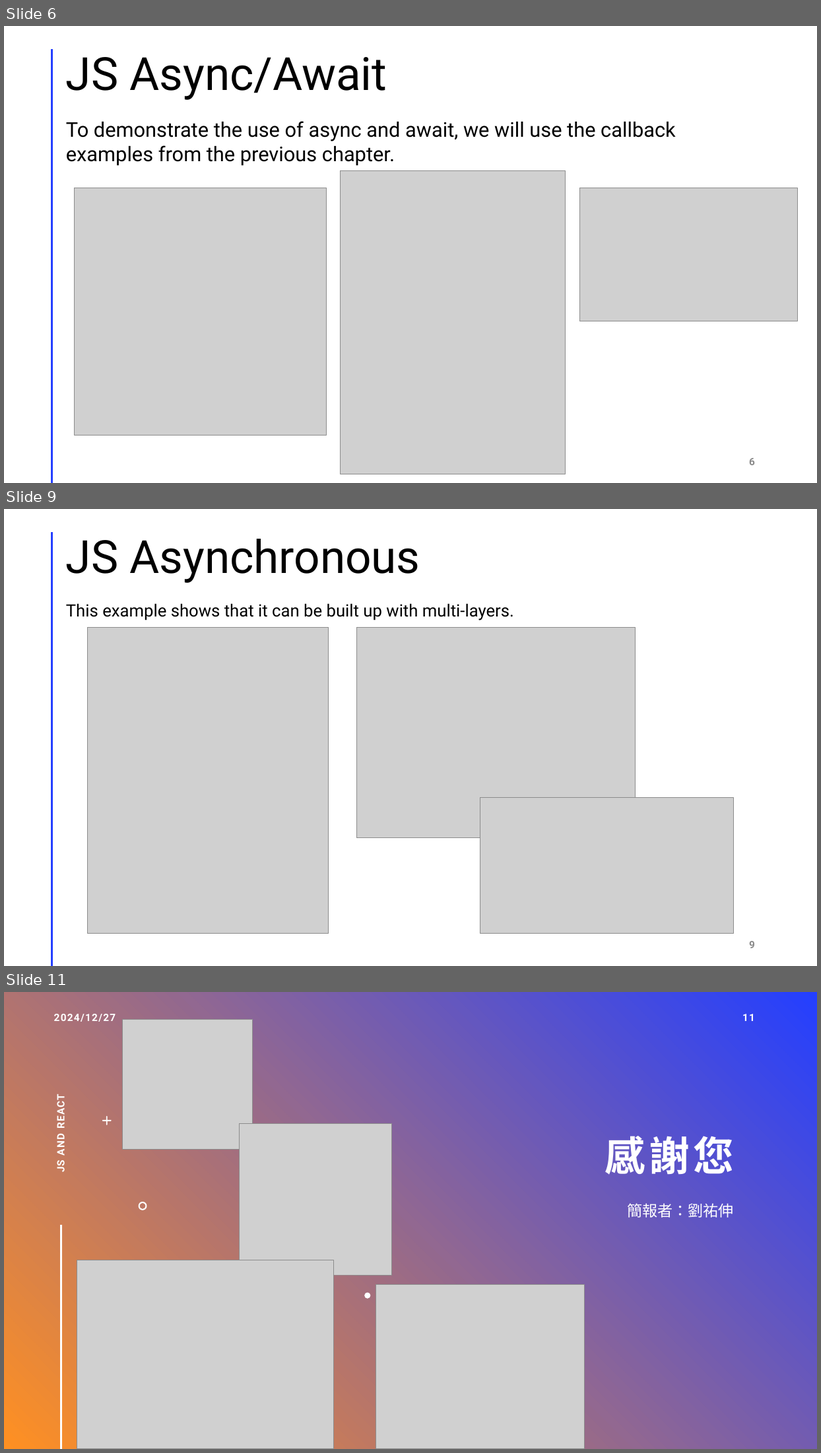
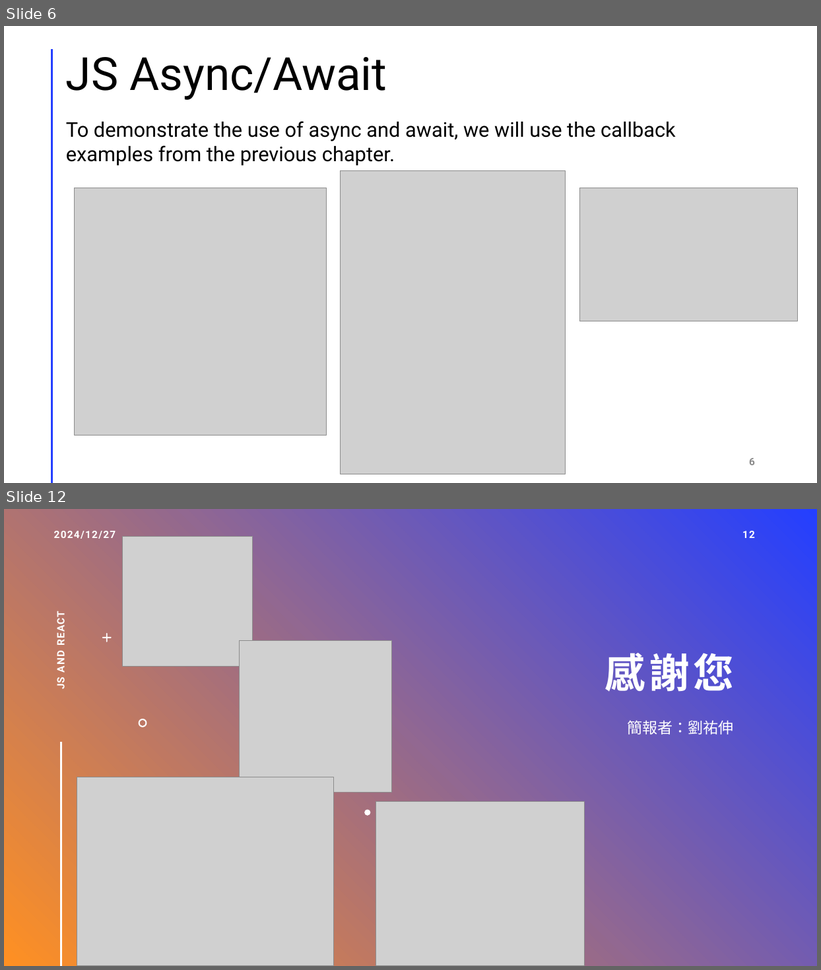
Before and after one commit to one030914/front-end-in-class, a slide deck: week15/report.pptx. Shown one above the other, each under a label of ours: slides 6, 9 and 11 before the commit, slides 6 and 12 after it; the slides between them are not shown. The pictures are 821x1453 and 821x970 pixels, drawn with LibreOffice and Linux fonts; fonts in the diff are those of the drawing; grey boxes stand for pictures. Boxes give left, top, right and bottom in pixels: in the first picture for what was removed or moved away, otherwise in the second. Text is boxed around its words. In the diff, an @@ line names an element or a change of style, - is before the commit and + after.

```diff
--- a/week15/report.pptx
+++ b/week15/report.pptx
@@ slide 9 removed at [4,509,817,966], background #FFFFFF; not listed: 1 template element that a slide beside it also shows @@
@@ title removed at [66,539,420,583] @@
-JS Asynchronous
@@ text removed at [66,603,514,621] @@
-This example shows that it can be built up with multi-layers.
@@ picture removed at [88,628,329,934] @@
@@ picture removed at [356,628,636,838] @@
@@ picture removed at [481,797,733,933] @@
@@ page number removed at [749,941,755,949] @@
-9
@@ what was slide 11 is now slide 12 @@
@@ page number at [743,531,755,538]: text changed @@
-11
+12
```
Also in this commit, not shown: 3 slides changed, 3 slides added, 1 other slide removed, 1 other file.
